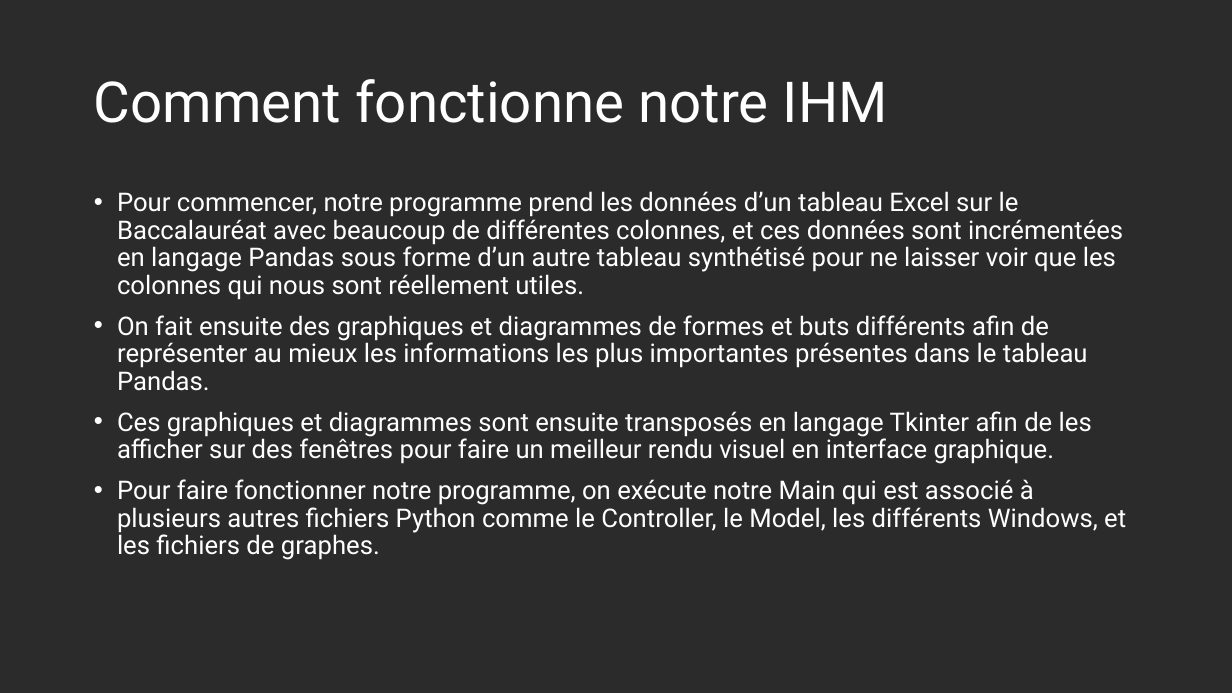
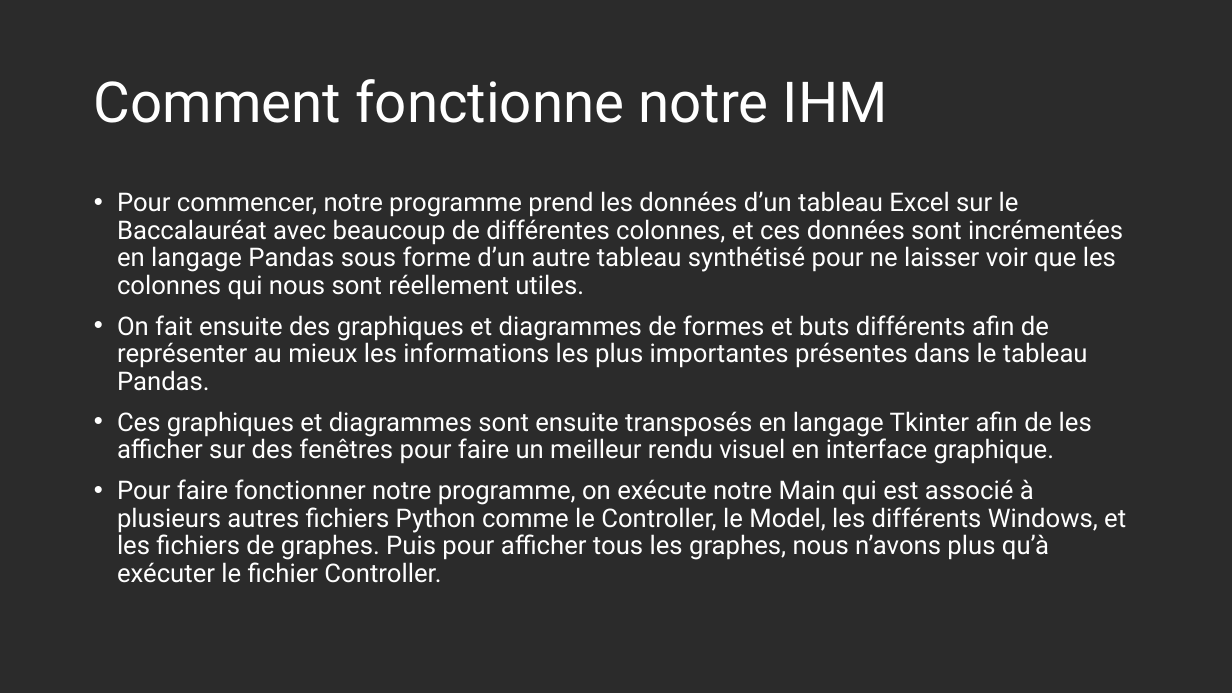
Before and after one commit to louislefebvre12/2025_2026_nsi_1e02_projet2_gp7, a slide deck: slide 3 of Présentation_du_projet_Python.pptx. Drawn at 1232x693 pixels with LibreOffice and Linux fonts; fonts in the diff are those of the drawing; background and template pictures are left out; a plain dark background stands for a picture behind light text. Boxes give left, top, right and bottom in pixels: in the first picture for what was removed or moved away, otherwise in the second. Text is boxed around its words. In the diff, an @@ line names an element or a change of style, - is before the commit and + after.

Commit message:
final

```diff
--- a/Présentation_du_projet_Python.pptx
+++ b/Présentation_du_projet_Python.pptx
@@ text at bbox=[117, 479, 1126, 583]: text changed @@
-• Pour faire fonctionner notre programme, on exécute notre Main qui est associé à plusieurs autres fichiers Python comme le Controller, le Model, les différents Windows, et les fichiers de graphes.
+• Pour faire fonctionner notre programme, on exécute notre Main qui est associé à plusieurs autres fichiers Python comme le Controller, le Model, les différents Windows, et les fichiers de graphes. Puis pour afficher tous les graphes, nous n’avons plus qu’à exécuter le fichier Controller.
```
Also in this commit, not shown: 1 slide added.
